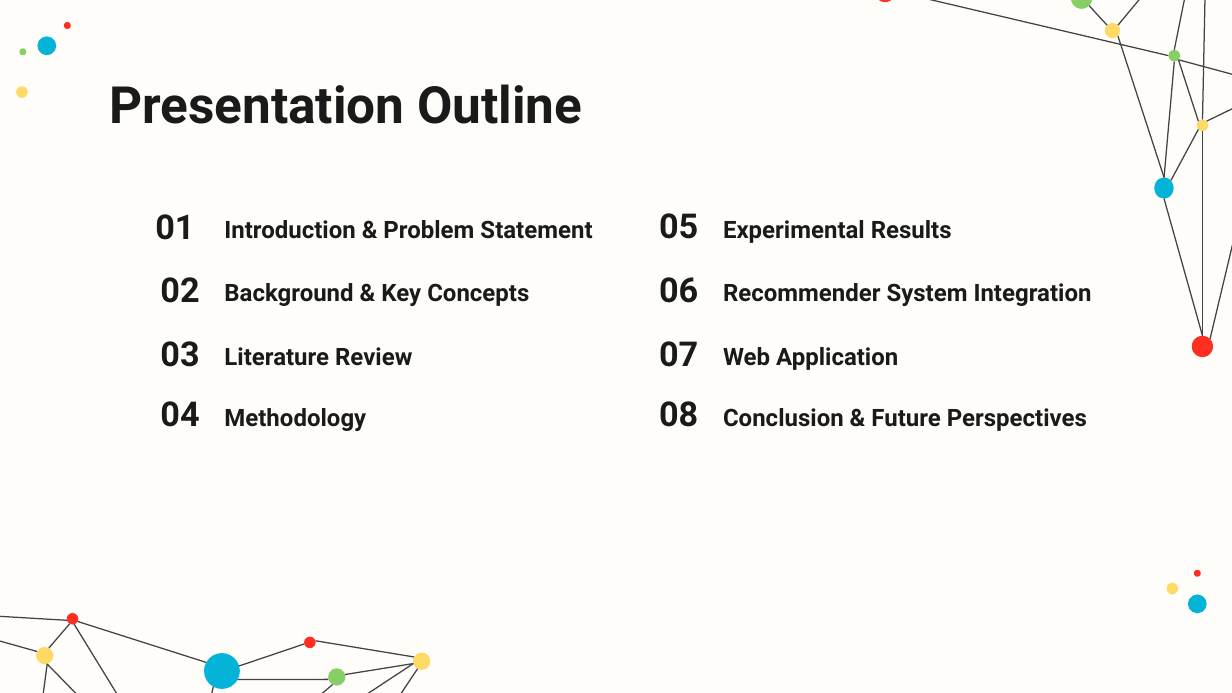
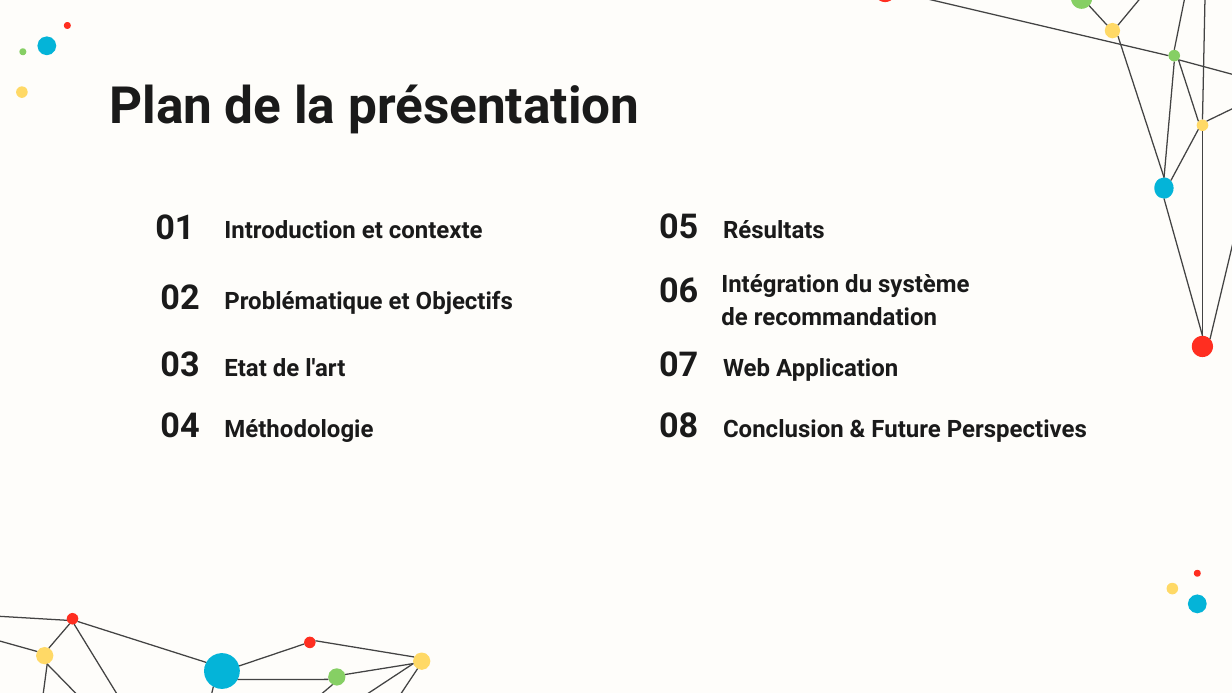
Before and after one commit to hamzamdn077/Master-Project, a slide deck: slide 2 of presentation.pptx. Drawn at 1232x693 pixels with LibreOffice and Linux fonts; fonts in the diff are those of the drawing. Boxes give left, top, right and bottom in pixels: in the first picture for what was removed or moved away, otherwise in the second. Text is boxed around its words. In the diff, an @@ line names an element or a change of style, - is before the commit and + after.

```diff
--- a/presentation.pptx
+++ b/presentation.pptx
@@ title at [109, 84, 639, 134]: text changed @@
-Presentation Outline
+Plan de la présentation
@@ subtitle at [224, 220, 483, 239]: text changed @@
-Introduction & Problem Statement
+Introduction et contexte
@@ text at [723, 220, 825, 239]: text changed @@
-Experimental Results
+Résultats
@@ text "02": place and size @@
-text "02" at [160, 277, 199, 303]
+text "02" at [160, 284, 199, 310]
@@ text at [224, 290, 513, 314]: text changed @@
-Background & Key Concepts
+Problématique et Objectifs
@@ text at [721, 274, 970, 326]: text changed @@
-Recommender System Integration
+Intégration du système
+de recommandation
@@ text at [224, 358, 345, 377]: text changed @@
-Literature Review
+Etat de l'art
@@ text at [224, 419, 373, 442]: text changed @@
-Methodology
+Méthodologie
@@ 6 texts: place and size @@
-6 texts at [160, 341, 1087, 431]
+6 texts at [160, 351, 1087, 442]
```
Also in this commit, not shown: 8 other slides changed, 18 slides added, 20 slides removed, 2 other files.
